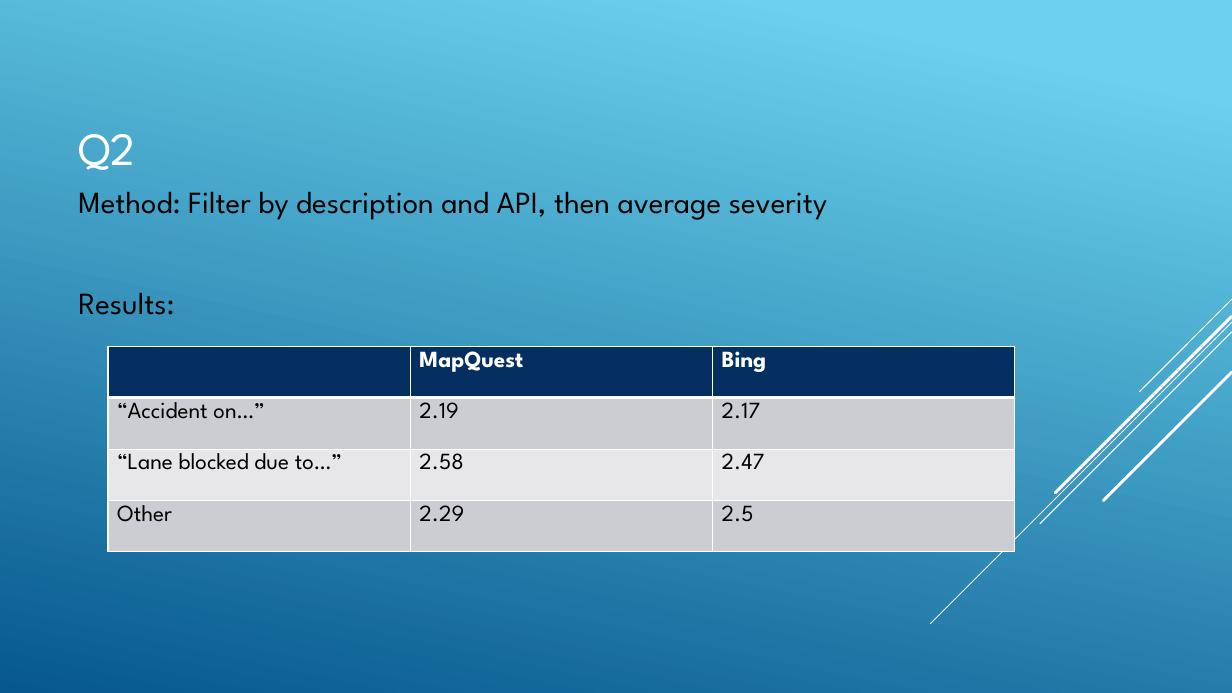
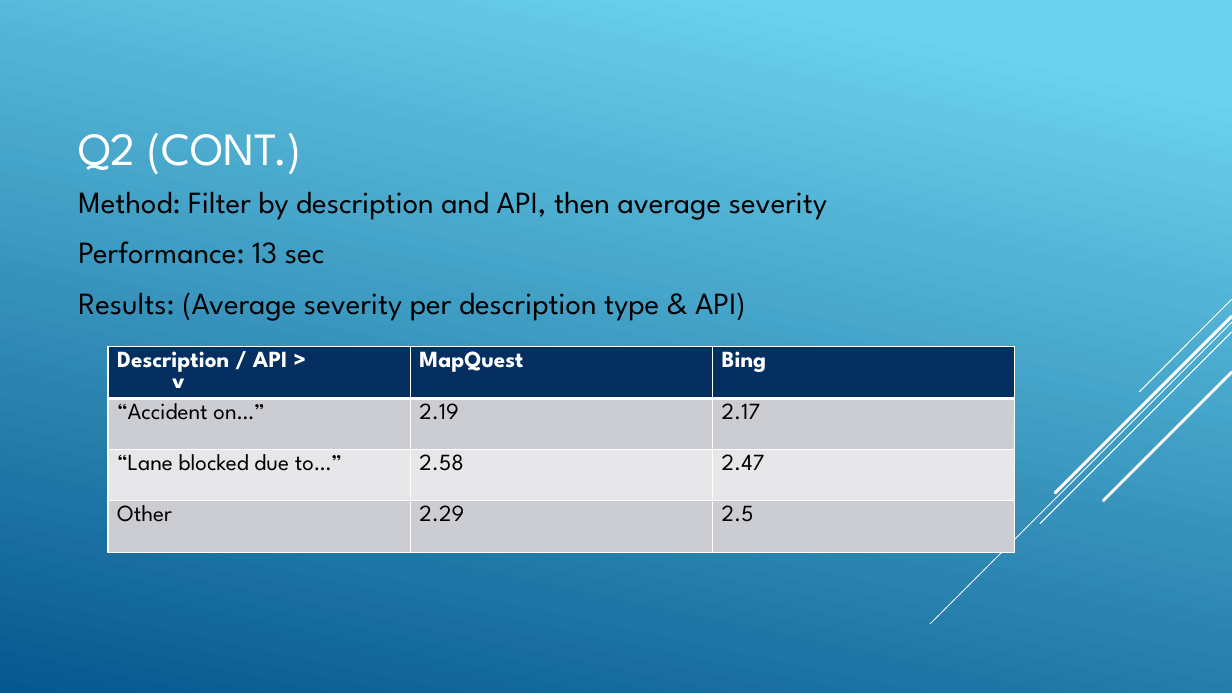
Before and after one commit to jyoo18/csc369FinalProject, a slide deck: slide 10 of slides.pptx (slide 9 before the commit). Drawn at 1232x693 pixels with LibreOffice and Linux fonts; fonts in the diff are those of the drawing. Boxes give left, top, right and bottom in pixels: in the first picture for what was removed or moved away, otherwise in the second. Text is boxed around its words. In the diff, an @@ line names an element or a change of style, - is before the commit and + after.

```diff
--- a/slides.pptx
+++ b/slides.pptx
@@ title at (78,133,301,174): text changed @@
-Q2
+Q2 (CONT.)
@@ text at (78,241,746,321): text changed @@
-Results:
+Performance: 13 sec
+Results: (Average severity per description type & API)
@@ table at (108,347,1015,566) @@
-row 1, column 1: 
+row 1, column 1: Description / API > / v
```
Also in this commit, not shown: 3 other slides changed, 2 slides added, 3 other files.
